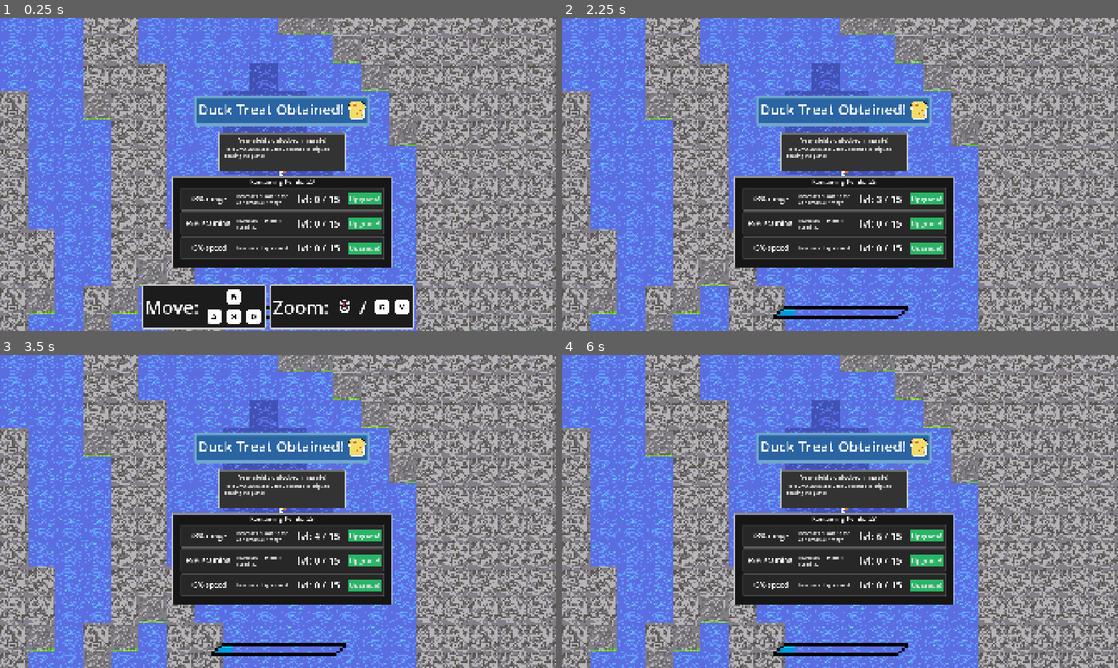
Above: before the commit, frames 1-4 (two rows, left to right).
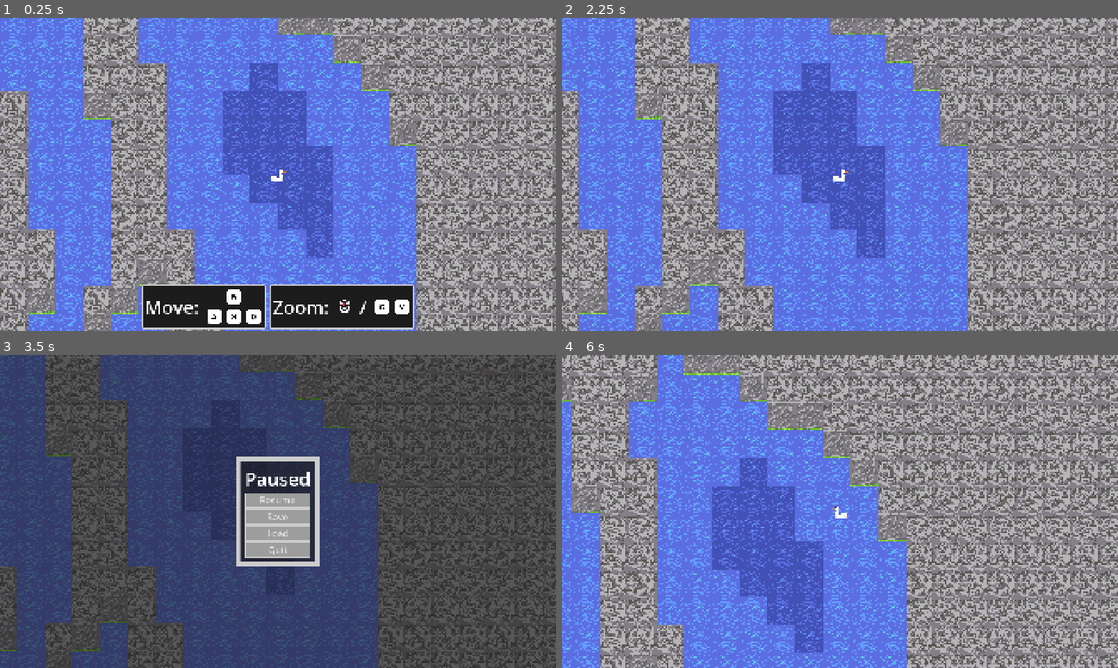
Above: after the commit, the same moments.

Repository: morie197/guwa-guwa-adventures
Game: Godot game, scene res://scenes/level.tscn
Two runs of this game, one before a commit and one after it. Both use one fixed random seed, a clock stepped at 60 frames per second and the inputs below.
Inputs (mouse positions are in pixels of both pictures, inside the frame that each line leads up to):
- Up to frame 1 (0.25 s): no input
- Up to frame 2 (2.25 s): click (928, 199) at 0.5 s, where only the run before the commit has a clickable "MAXED"; click (928, 199) at 1.25 s, where only the run before the commit has a clickable "Upgrade!"; tap Enter (nextTutorialItem) at 2 s; move the mouse to (962, 158) at 2.02 s; hold D (right) from 2.03 s (still down); tap R (dive) at 2.1 s; click (962, 158) at 2.17 s
- Up to frame 3 (3.5 s): move the mouse to (166, 527) at 2.77 s; release D (right) at 2.78 s; hold Escape (menuback pause, bound only after the commit) from 2.78 s (still down); tap Space (fly) at 2.85 s; click (166, 527) at 2.92 s
- Up to frame 4 (6 s): release Escape (menuback pause, bound only after the commit) at 3.5 s; click (840, 498) at 3.5 s, where only the run after the commit has a clickable "Resume"; tap Space (fly) at 4.25 s; move the mouse to (895, 442) at 4.27 s; hold D (right) 4.28-5.03 s; tap Enter (nextTutorialItem) at 4.35 s; click (895, 442) at 4.42 s; move the mouse to (812, 574) at 5.02 s; hold W (up) 5.03-5.78 s; tap Q (quack) at 5.1 s; click (812, 574) at 5.17 s; move the mouse to (1006, 558) at 5.77 s; hold A (left) from 5.78 s (still down); tap E (search) at 5.85 s; click (1006, 558) at 5.92 s

The runs differ from the first frame. In frame 1, 17% of the frame differs, in the area x 30-71%, y 24-97%; in frame 2, 65%; in frame 3, 93%, in the area x 0-100%, y 0-100%; in frame 4, 83%.

Commit message:
[Add] Main menu + pause menu
Added a main menu, and a pause menu to the game.

Diff:
--- /dev/null
+++ b/popup.gd
@@ -0,0 +1,22 @@
+extends Control
+
+@onready var text = $PanelContainer2/popupDialogue/VBoxContainer/text
+
+@onready var yesButton = $PanelContainer2/popupDialogue/VBoxContainer/HBoxContainer/yes
+@onready var noButton = $PanelContainer2/popupDialogue/VBoxContainer/HBoxContainer/no
+
+signal yes
+signal no
+
+func _ready():
+	yesButton.pressed.connect(_yes)
+	noButton.pressed.connect(_no)
+
+func _process(delta):
+	pass
+
+func _yes():
+	yes.emit()
+
+func _no():
+	no.emit()
--- a/project.godot
+++ b/project.godot
@@ -111,6 +111,11 @@
 , Object(InputEventKey,"resource_local_to_scene":false,"resource_name":"","device":-1,"window_id":0,"alt_pressed":false …(182 unchanged characters)…
 ]
 }
+"menuback pause"={
+"deadzone": 0.2,
+"events": [Object(InputEventKey,"resource_local_to_scene":false,"resource_name":"","device":-1,"window_id":0,"alt_pressed":false,"shift_pressed":false,"ctrl_pressed":false,"meta_pressed":false,"pressed":false,"keycode":0,"physical_keycode":4194305,"key_label":0,"unicode":0,"location":0,"echo":false,"script":null)
+]
+}
 
 [layer_names]
 
--- /dev/null
+++ b/resources/buttonThemeNormal.tres
@@ -0,0 +1,8 @@
+[gd_resource type="StyleBoxFlat" format=3 uid="uid://chtndwu287xy2"]
+
+[resource]
+bg_color = Color(0.21590206, 0.21590161, 0.21590185, 1)
+border_width_left = 4
+border_width_top = 4
+border_width_right = 4
+border_width_bottom = 4
--- /dev/null
+++ b/resources/buttonThemePressed.tres
@@ -0,0 +1,8 @@
+[gd_resource type="StyleBoxFlat" format=3 uid="uid://i8vsbdxko7gt"]
+
+[resource]
+bg_color = Color(0.21590206, 0.21590161, 0.21590185, 1)
+border_width_left = 4
+border_width_top = 4
+border_width_right = 4
+border_width_bottom = 4
--- /dev/null
+++ b/resources/main_menu.gd
@@ -0,0 +1,42 @@
+extends Control
+
+@onready var newgame = $PanelContainer2/PanelContainer/VBoxContainer/newgame
+@onready var loadGame = $PanelContainer2/PanelContainer/VBoxContainer/load
+@onready var quit = $PanelContainer2/PanelContainer/VBoxContainer/quit
+
+const POPUP = preload("uid://cd68megybdr25")
+
+var inPopup: bool = false
+
+# Called when the node enters the scene tree for the first time.
+func _ready():
+	newgame.pressed.connect(_newgame)
+	loadGame.pressed.connect(_loadgame)
+	quit.pressed.connect(_quit)
+
+# Called every frame. 'delta' is the elapsed time since the previous frame.
+func _process(delta):
+	pass
+
+func _newgame():
+	var popup = POPUP.instantiate()
+	add_child(popup)
+	popup.yes.connect(_loadMainMap)
+	popup.no.connect(popup.queue_free)
+	popup.no.connect(_inPopup)
+	_inPopup()
+
+func _loadgame():
+	pass
+
+func _quit():
+	get_tree().quit()
+
+func _inPopup():
+	inPopup = !inPopup
+	var buttons = [newgame, loadGame, quit]
+	for button in buttons:
+		button.disabled = inPopup
+
+func _loadMainMap():
+	get_tree().change_scene_to_file("res://scenes/level.tscn")
--- /dev/null
+++ b/resources/main_menu.tscn
@@ -0,0 +1,98 @@
+[gd_scene load_steps=5 format=3 uid="uid://43y02csf0qmi"]
+
+[ext_resource type="Script" uid="uid://dvj7hmhkc3yeq" path="res://resources/main_menu.gd" id="1_ko5lt"]
+[ext_resource type="StyleBox" uid="uid://i8vsbdxko7gt" path="res://resources/buttonThemePressed.tres" id="2_dy5lf"]
+
+[sub_resource type="StyleBoxFlat" id="StyleBoxFlat_b2880"]
+content_margin_left = 0.0
+content_margin_top = 0.0
+content_margin_right = 0.0
+content_margin_bottom = 0.0
+bg_color = Color(0.1, 0.1, 0.1, 0.6)
+border_width_left = 16
+border_width_top = 16
+border_width_right = 16
+border_width_bottom = 16
+corner_radius_top_left = 3
+corner_radius_top_right = 3
+corner_radius_bottom_right = 3
+corner_radius_bottom_left = 3
+corner_detail = 5
+expand_margin_left = 64.0
+expand_margin_top = 64.0
+expand_margin_right = 64.0
+expand_margin_bottom = 64.0
+
+[sub_resource type="StyleBoxFlat" id="StyleBoxFlat_ko5lt"]
+bg_color = Color(0.61339027, 0.61339027, 0.6133901, 1)
+border_width_left = 4
+border_width_top = 4
+border_width_right = 4
+border_width_bottom = 4
+
+[node name="MainMenu" type="Control"]
+layout_mode = 3
+anchors_preset = 15
+anchor_right = 1.0
+anchor_bottom = 1.0
+grow_horizontal = 2
+grow_vertical = 2
+script = ExtResource("1_ko5lt")
+
+[node name="PanelContainer2" type="PanelContainer" parent="."]
+layout_mode = 1
+anchors_preset = 15
+anchor_right = 1.0
+anchor_bottom = 1.0
+grow_horizontal = 2
+grow_vertical = 2
+
+[node name="PanelContainer" type="PanelContainer" parent="PanelContainer2"]
+layout_mode = 2
+size_flags_horizontal = 4
+size_flags_vertical = 4
+theme_override_styles/panel = SubResource("StyleBoxFlat_b2880")
+
+[node name="VBoxContainer" type="VBoxContainer" parent="PanelContainer2/PanelContainer"]
+layout_mode = 2
+theme_override_constants/separation = 20
+
+[node name="RichTextLabel" type="RichTextLabel" parent="PanelContainer2/PanelContainer/VBoxContainer"]
+layout_mode = 2
+theme_override_font_sizes/normal_font_size = 64
+text = "Guwa Guwa Adventures"
+fit_content = true
+scroll_active = false
+autowrap_mode = 0
+horizontal_alignment = 1
+vertical_alignment = 1
+
+[node name="newgame" type="Button" parent="PanelContainer2/PanelContainer/VBoxContainer"]
+layout_mode = 2
+theme_override_font_sizes/font_size = 64
+theme_override_styles/normal = SubResource("StyleBoxFlat_ko5lt")
+theme_override_styles/pressed = ExtResource("2_dy5lf")
+theme_override_styles/hover = ExtResource("2_dy5lf")
+theme_override_styles/disabled = SubResource("StyleBoxFlat_ko5lt")
+theme_override_styles/focus = ExtResource("2_dy5lf")
+text = "New Game"
+
+[node name="load" type="Button" parent="PanelContainer2/PanelContainer/VBoxContainer"]
+layout_mode = 2
+theme_override_font_sizes/font_size = 64
+theme_override_styles/normal = SubResource("StyleBoxFlat_ko5lt")
+theme_override_styles/pressed = ExtResource("2_dy5lf")
+theme_override_styles/hover = ExtResource("2_dy5lf")
+theme_override_styles/disabled = SubResource("StyleBoxFlat_ko5lt")
+theme_override_styles/focus = ExtResource("2_dy5lf")
+text = "Load Game"
+
+[node name="quit" type="Button" parent="PanelContainer2/PanelContainer/VBoxContainer"]
+layout_mode = 2
+theme_override_font_sizes/font_size = 64
+theme_override_styles/normal = SubResource("StyleBoxFlat_ko5lt")
+theme_override_styles/pressed = ExtResource("2_dy5lf")
+theme_override_styles/hover = ExtResource("2_dy5lf")
+theme_override_styles/disabled = SubResource("StyleBoxFlat_ko5lt")
+theme_override_styles/focus = ExtResource("2_dy5lf")
+text = "Quit"
--- /dev/null
+++ b/resources/pause_menu.gd
@@ -0,0 +1,53 @@
+extends PanelContainer
+
+@onready var resume = $PanelContainer/VBoxContainer/resume
+@onready var save = $PanelContainer/VBoxContainer/save
+@onready var loadGame = $PanelContainer/VBoxContainer/load
+@onready var quit = $PanelContainer/VBoxContainer/quit
+
+@onready var key_presses = $MarginContainer/keyPresses
+
+const POPUP = preload("uid://cd68megybdr25")
+const KEY_PRESS_DISPLAY = preload("uid://cu2qa7tl2feks")
+
+var ui_manager
+var inPopup: bool = false
+
+# Called when the node enters the scene tree for the first time.
+func _ready():
+	resume.pressed.connect(_resume)
+	save.pressed.connect(_save)
+	loadGame.pressed.connect(_load)
+	quit.pressed.connect(_quit)
+
+	for unlockedTutorials in GameManager.shownTutorials:
+		var tutorial = ui_manager.ALL_TUTORIALS.tutorials[unlockedTutorials]
+		for item in tutorial.items:
+			var keyDisplay = KEY_PRESS_DISPLAY.instantiate()
+			key_presses.add_child(keyDisplay)
+			keyDisplay.setData(item.icons, item.text, item.type)
+
+	print("finished")
+	print(resume.disabled)
+
+func _resume():
+	ui_manager.pause()
+
+func _save():
+	pass
+
+func _load():
+	pass
+
+func _quit():
+	var popup = POPUP.instantiate()
+	add_child(popup)
+	popup.yes.connect(func mainMenu(): get_tree().change_scene_to_file("res://resources/main_menu.tscn"))
+	popup.no.connect(popup.queue_free)
+	popup.no.connect(_inPopup)
+
+func _inPopup():
+	inPopup = !inPopup
+	var buttons = [resume, save, loadGame, quit]
+	for button in buttons:
+		button.disabled = inPopup
--- /dev/null
+++ b/resources/pause_menu.tscn
@@ -0,0 +1,113 @@
+[gd_scene load_steps=6 format=3 uid="uid://x4vnr5iy3hg3"]
+
+[ext_resource type="Script" uid="uid://ce3bs1qqevbu5" path="res://resources/pause_menu.gd" id="1_3b6bj"]
+[ext_resource type="StyleBox" uid="uid://i8vsbdxko7gt" path="res://resources/buttonThemePressed.tres" id="2_hnq72"]
+[ext_resource type="StyleBox" uid="uid://chtndwu287xy2" path="res://resources/buttonThemeNormal.tres" id="3_ybooh"]
+
+[sub_resource type="StyleBoxFlat" id="StyleBoxFlat_2lakk"]
+content_margin_left = 0.0
+content_margin_top = 0.0
+content_margin_right = 0.0
+content_margin_bottom = 0.0
+bg_color = Color(0.1, 0.1, 0.1, 0.6)
+border_width_left = 16
+border_width_top = 16
+border_width_right = 16
+border_width_bottom = 16
+corner_radius_top_left = 3
+corner_radius_top_right = 3
+corner_radius_bottom_right = 3
+corner_radius_bottom_left = 3
+corner_detail = 5
+expand_margin_left = 32.0
+expand_margin_top = 32.0
+expand_margin_right = 32.0
+expand_margin_bottom = 32.0
+
+[sub_resource type="StyleBoxFlat" id="StyleBoxFlat_3b6bj"]
+bg_color = Color(0.61339027, 0.61339027, 0.6133901, 1)
+border_width_left = 4
+border_width_top = 4
+border_width_right = 4
+border_width_bottom = 4
+
+[node name="PauseMenu" type="PanelContainer"]
+z_index = 5
+anchors_preset = 15
+anchor_right = 1.0
+anchor_bottom = 1.0
+grow_horizontal = 2
+grow_vertical = 2
+script = ExtResource("1_3b6bj")
+
+[node name="PanelContainer" type="PanelContainer" parent="."]
+layout_mode = 2
+size_flags_horizontal = 4
+size_flags_vertical = 4
+theme_override_styles/panel = SubResource("StyleBoxFlat_2lakk")
+
+[node name="VBoxContainer" type="VBoxContainer" parent="PanelContainer"]
+layout_mode = 2
+
+[node name="RichTextLabel" type="RichTextLabel" parent="PanelContainer/VBoxContainer"]
+layout_mode = 2
+theme_override_font_sizes/normal_font_size = 64
+text = "Paused"
+fit_content = true
+scroll_active = false
+autowrap_mode = 0
+horizontal_alignment = 1
+vertical_alignment = 1
+
+[node name="resume" type="Button" parent="PanelContainer/VBoxContainer"]
+layout_mode = 2
+theme_override_font_sizes/font_size = 32
+theme_override_styles/normal = SubResource("StyleBoxFlat_3b6bj")
+theme_override_styles/pressed = ExtResource("2_hnq72")
+theme_override_styles/hover = ExtResource("2_hnq72")
+theme_override_styles/disabled = ExtResource("3_ybooh")
+theme_override_styles/focus = ExtResource("2_hnq72")
+text = "Resume"
+
+[node name="save" type="Button" parent="PanelContainer/VBoxContainer"]
+layout_mode = 2
+theme_override_font_sizes/font_size = 32
+theme_override_styles/normal = SubResource("StyleBoxFlat_3b6bj")
+theme_override_styles/pressed = ExtResource("2_hnq72")
+theme_override_styles/hover = ExtResource("2_hnq72")
+theme_override_styles/disabled = ExtResource("3_ybooh")
+theme_override_styles/focus = ExtResource("2_hnq72")
+text = "Save"
+
+[node name="load" type="Button" parent="PanelContainer/VBoxContainer"]
+layout_mode = 2
+theme_override_font_sizes/font_size = 32
+theme_override_styles/normal = SubResource("StyleBoxFlat_3b6bj")
+theme_override_styles/pressed = ExtResource("2_hnq72")
+theme_override_styles/hover = ExtResource("2_hnq72")
+theme_override_styles/disabled = ExtResource("3_ybooh")
+theme_override_styles/focus = ExtResource("2_hnq72")
+text = "Load"
+
+[node name="quit" type="Button" parent="PanelContainer/VBoxContainer"]
+layout_mode = 2
+theme_override_font_sizes/font_size = 32
+theme_override_styles/normal = SubResource("StyleBoxFlat_3b6bj")
+theme_override_styles/pressed = ExtResource("2_hnq72")
+theme_override_styles/hover = ExtResource("2_hnq72")
+theme_override_styles/disabled = ExtResource("3_ybooh")
+theme_override_styles/focus = ExtResource("2_hnq72")
+text = "Quit"
+
+[node name="MarginContainer" type="MarginContainer" parent="."]
+layout_mode = 2
+mouse_filter = 2
+theme_override_constants/margin_left = 16
+theme_override_constants/margin_top = 16
+theme_override_constants/margin_right = 16
+theme_override_constants/margin_bottom = 16
+
+[node name="keyPresses" type="VBoxContainer" parent="MarginContainer"]
+layout_mode = 2
+size_flags_horizontal = 8
+theme_override_constants/separation = 16
--- /dev/null
+++ b/resources/popup.tscn
@@ -0,0 +1,94 @@
+[gd_scene load_steps=4 format=3 uid="uid://cd68megybdr25"]
+
+[ext_resource type="Script" uid="uid://ctomnouu7yh06" path="res://popup.gd" id="1_cv3ct"]
+
+[sub_resource type="StyleBoxFlat" id="StyleBoxFlat_ry4tx"]
+content_margin_left = 12.0
+content_margin_top = 12.0
+content_margin_right = 12.0
+content_margin_bottom = 12.0
+bg_color = Color(0.10747979, 0.107479714, 0.10747973, 0.99607843)
+border_width_left = 2
+border_width_top = 2
+border_width_right = 2
+border_width_bottom = 2
+corner_radius_top_left = 16
+corner_radius_top_right = 16
+corner_radius_bottom_right = 16
+corner_radius_bottom_left = 16
+corner_detail = 5
+
+[sub_resource type="StyleBoxFlat" id="StyleBoxFlat_jsf1v"]
+content_margin_left = 4.0
+content_margin_top = 4.0
+content_margin_right = 4.0
+content_margin_bottom = 4.0
+bg_color = Color(0.5211406, 0.52114064, 0.52114046, 1)
+border_width_left = 2
+border_width_top = 2
+border_width_right = 2
+border_width_bottom = 2
+border_color = Color(1, 1, 1, 1)
+corner_radius_top_left = 16
+corner_radius_top_right = 16
+corner_radius_bottom_right = 16
+corner_radius_bottom_left = 16
+
+[node name="popup" type="Control"]
+layout_mode = 3
+anchors_preset = 15
+anchor_right = 1.0
+anchor_bottom = 1.0
+offset_left = -8.0
+offset_top = -12.0
+offset_right = -8.0
+offset_bottom = -12.0
+grow_horizontal = 2
+grow_vertical = 2
+script = ExtResource("1_cv3ct")
+
+[node name="PanelContainer2" type="PanelContainer" parent="."]
+layout_mode = 1
+anchors_preset = 15
+anchor_right = 1.0
+anchor_bottom = 1.0
+grow_horizontal = 2
+grow_vertical = 2
+
+[node name="popupDialogue" type="PanelContainer" parent="PanelContainer2"]
+layout_mode = 2
+size_flags_horizontal = 4
+size_flags_vertical = 4
+theme_override_styles/panel = SubResource("StyleBoxFlat_ry4tx")
+
+[node name="VBoxContainer" type="VBoxContainer" parent="PanelContainer2/popupDialogue"]
+layout_mode = 2
+
+[node name="text" type="RichTextLabel" parent="PanelContainer2/popupDialogue/VBoxContainer"]
+layout_mode = 2
+theme_override_font_sizes/normal_font_size = 32
+text = "Are you sure?"
+fit_content = true
+autowrap_mode = 0
+horizontal_alignment = 1
+vertical_alignment = 1
+
+[node name="HBoxContainer" type="HBoxContainer" parent="PanelContainer2/popupDialogue/VBoxContainer"]
+layout_mode = 2
+alignment = 1
+
+[node name="yes" type="Button" parent="PanelContainer2/popupDialogue/VBoxContainer/HBoxContainer"]
+layout_mode = 2
+size_flags_horizontal = 3
+theme_override_colors/font_color = Color(1, 1, 1, 1)
+theme_override_font_sizes/font_size = 32
+theme_override_styles/normal = SubResource("StyleBoxFlat_jsf1v")
+text = "yes"
+
+[node name="no" type="Button" parent="PanelContainer2/popupDialogue/VBoxContainer/HBoxContainer"]
+layout_mode = 2
+size_flags_horizontal = 3
+theme_override_colors/font_color = Color(1, 1, 1, 1)
+theme_override_font_sizes/font_size = 32
+theme_override_styles/normal = SubResource("StyleBoxFlat_jsf1v")
+text = "no"
--- a/scripts/game_manager.gd
+++ b/scripts/game_manager.gd
@@ -2,7 +2,7 @@
 
 var level: int = 1
 var treats: int = 0
-var initialLevel: int = 30
+var initialLevel: int = 1
 var paused: bool = false
 var minigame: bool = false
 var wonGame: bool = false
@@ -25,6 +25,19 @@
 signal startTutorial(String)
 
 func enterLevel():
+	# remove upon implementing savegames
+	level = 1
+	treats = 0
+	initialLevel = 1
+	paused = false
+	minigame = false
+	wonGame = false
+	shownTutorials = []
+	upgrades = {}
+	abilities = []
+	upgradeLevels = {"range": 0, "stamina": 0, "speed": 0}
+	worldLayer = 1
+
 	for l in range(level, initialLevel):
 		treatGet()
 	playerRef.updatedStamina.connect(GameManager.worldManager.ui_manager.updateStaminaBar)
--- a/scripts/key_press_display.gd
+++ b/scripts/key_press_display.gd
@@ -2,7 +2,8 @@
 
 @onready var h_box_container = $HBoxContainer
 
-func setData(keyData: Array[Texture2D], text: String, type: String):
+func setData(keyDataOriginal: Array[Texture2D], text: String, type: String):
+	var keyData = keyDataOriginal.duplicate()
 	if !text.match(""):
 		_addText(text)
 	if type.match("triangle"):
--- a/scripts/player.gd
+++ b/scripts/player.gd
@@ -101,6 +101,8 @@
 	initializeValues()
 
 func _unhandled_input(event):
+	if Input.is_action_just_pressed("menuback pause"):
+		GameManager.worldManager.ui_manager.pause()
 	if GameManager.paused or GameManager.minigame:
 		return
 
--- a/scripts/ui_manager.gd
+++ b/scripts/ui_manager.gd
@@ -4,6 +4,7 @@
 const TUTORIAL = preload("uid://dvc0qm8fmb6qj")
 const ALL_TUTORIALS = preload("uid://babei73ri162t")
 const CREDITS = preload("uid://26t45ci53pbw")
+const PAUSE_MENU = preload("uid://x4vnr5iy3hg3")
 
 @onready var game_won_bgm = $sounds/gameWonBGM
 @onready var winpanel = $winpanel
@@ -37,6 +38,9 @@
 var hoverAmount: float = 5
 var origin: Vector2
 
+var inPauseMenu: bool = false
+var pauseMenu
+
 @export var targetModulateColor: Color = Color.BLACK
 
 @export var modulateSpeed: float = 0.9
@@ -63,6 +67,20 @@
 		if hoverTime <= -hoverSpeed:
 			hoverState = 1
 	migrate_down_indicator.global_position.y = origin.y + (hoverTime * hoverAmount)
+
+func pause():
+	if !inPauseMenu:
+		inPauseMenu = true
+		GameManager.paused = true
+		pauseMenu = PAUSE_MENU.instantiate()
+		pauseMenu.ui_manager = self
+		add_child(pauseMenu)
+	else:
+		if pauseMenu != null and !pauseMenu.is_queued_for_deletion():
+			print("unpaused")
+			GameManager.paused = false
+			inPauseMenu = false
+			pauseMenu.queue_free()
 
 func updateStaminaBar(current: int, max: int):
 	if GameManager.wonGame == true:
Not shown, added: popup.gd.uid
Not shown, added: resources/main_menu.gd.uid
Not shown, added: resources/pause_menu.gd.uid
Not shown, added: resources/pause_menu.tscn46188973526.tmp
